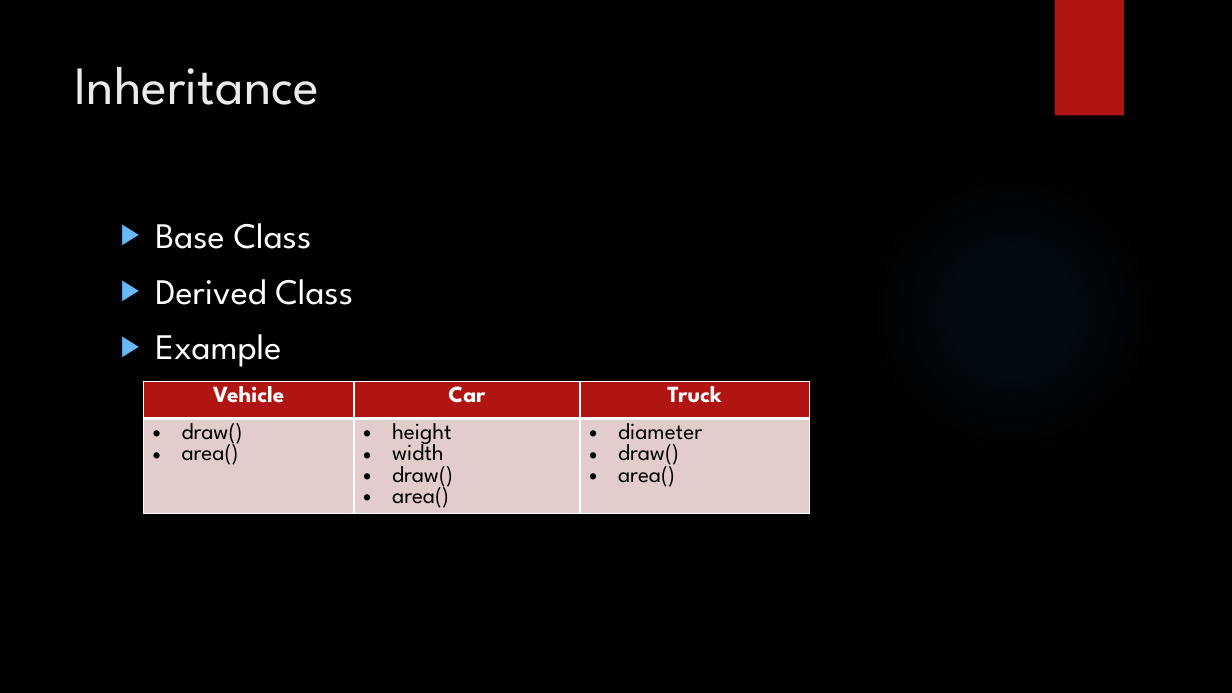
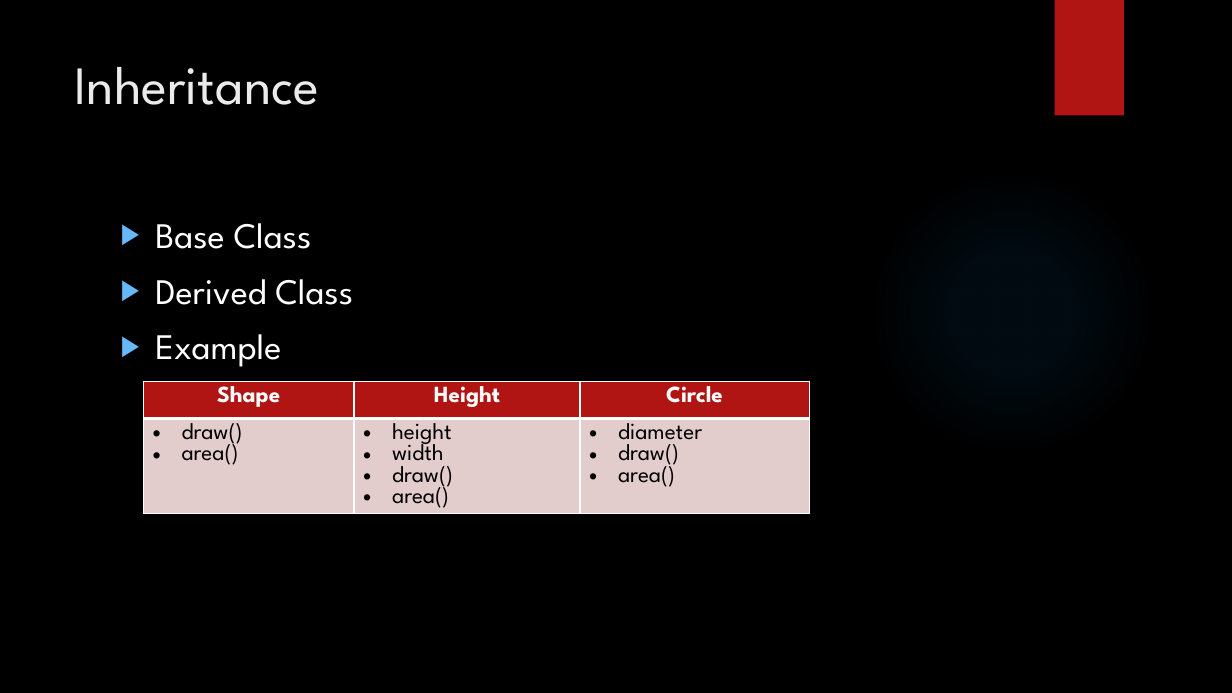
Before and after one commit to LogolsLLC/Logols-May2018, a slide deck: slide 24 of Slides/03_OOP_TrainingPlan.pptx. Drawn at 1232x693 pixels with LibreOffice and Linux fonts; fonts in the diff are those of the drawing; background and template pictures are left out. Boxes give left, top, right and bottom in pixels: in the first picture for what was removed or moved away, otherwise in the second. Text is boxed around its words. In the diff, an @@ line names an element or a change of style, - is before the commit and + after.

Commit message:
oop slide updates.

```diff
--- a/Slides/03_OOP_TrainingPlan.pptx
+++ b/Slides/03_OOP_TrainingPlan.pptx
@@ table at (143, 382, 810, 540) @@
-row 1: Vehicle | Car | Truck
+row 1: Shape | Height | Circle
```
Also in this commit, not shown: 1 other file.
